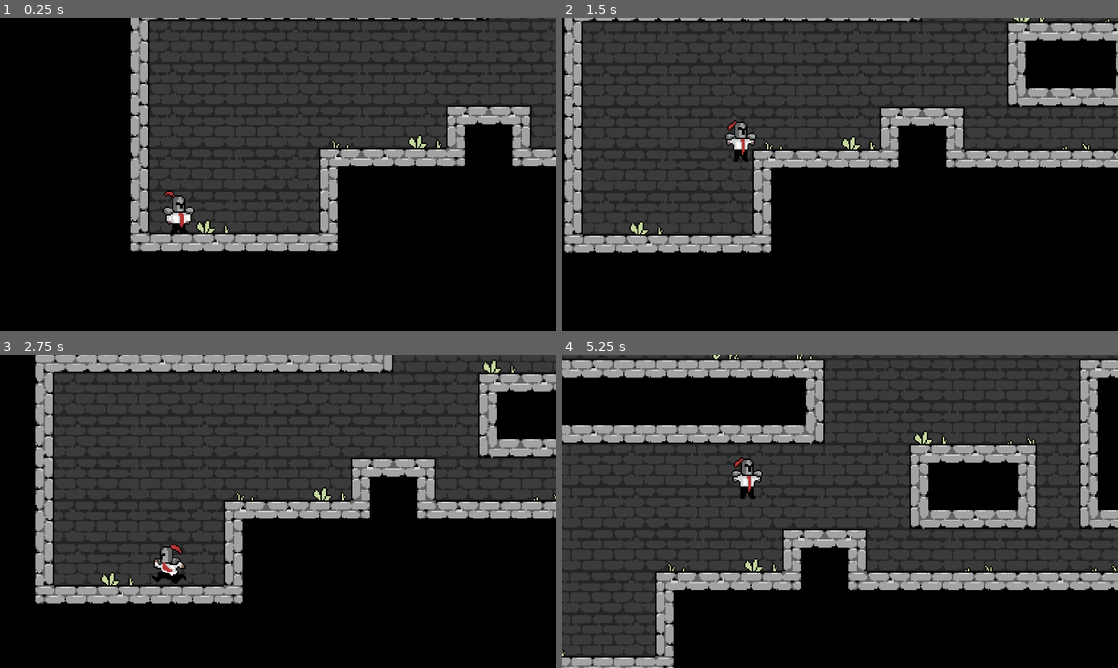
Above: before the commit, frames 1-4 (two rows, left to right).
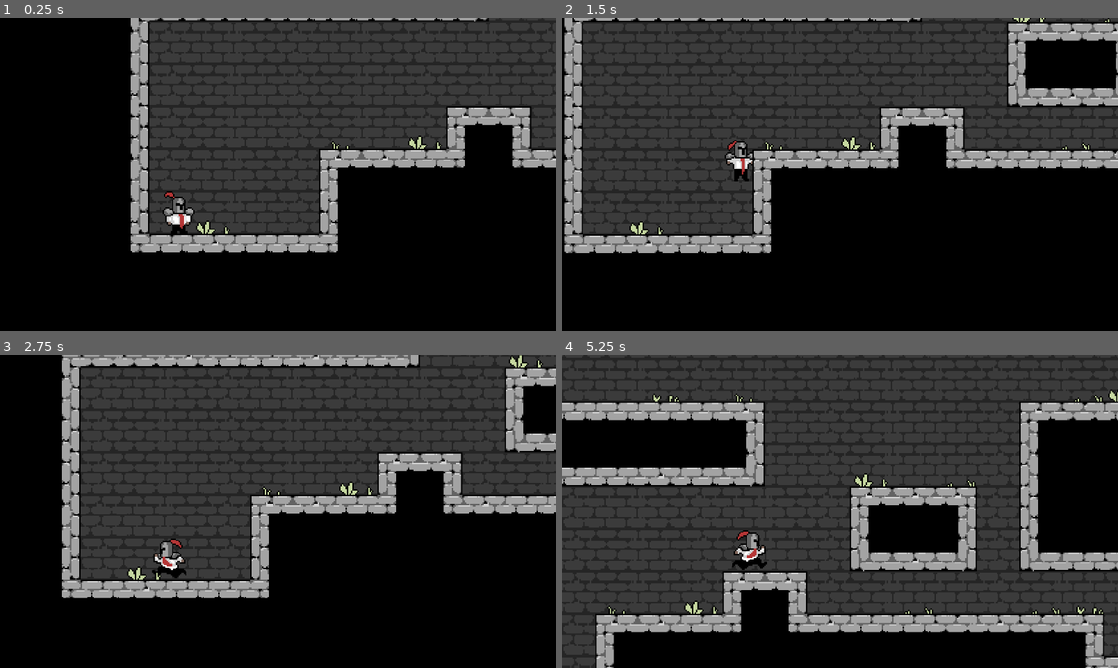
Above: after the commit, the same moments.

Repository: joshuatehrlich/overtime-knight
Game: Godot game, scene res://scenes/main.tscn
Same seed, same stepped clock (60 frames per second), same inputs: the game is played once before the commit and once after it.
Inputs:
- Up to frame 1 (0.25 s): no input
- Up to frame 2 (1.5 s): hold D (right) from 0.53 s (still down); tap Space (jump) at 0.6, 0.77, 1.07, 1.35 s
- Up to frame 3 (2.75 s): tap Space (jump) at 1.52, 1.82, 2.1 s; release D (right) at 2.03 s; hold A (left) from 2.03 s (still down)
- Up to frame 4 (5.25 s): release A (left) at 2.78 s; hold D (right) 2.78-4.28 s; tap Space (jump) at 2.85, 3.02, 3.32, 3.6, 3.77, 4.07, 4.35, 4.52, 4.82, 5.1 s; hold A (left) 4.28-5.03 s; hold D (right) from 5.03 s (still down)

The runs differ from the first frame. In frame 1, 2.9% of the frame differs, in the area x 23-100%, y 0-75%; in frame 2, 1.2%; in frame 3, 21%; in frame 4, 54%, in the area x 0-100%, y 0-100%.

Commit message:
Revert "implement variable jump and fall gravity and set jump height"
This reverts commit efdc36b1eae2cff305f6cdcd72e49473c93cabbe.

Diff:
--- a/scripts/player.gd
+++ b/scripts/player.gd
@@ -9,28 +9,19 @@
 # Get the gravity from the project settings to be synced with RigidBody nodes.
 var gravity = ProjectSettings.get_setting("physics/2d/default_gravity")
 
-# Jump implmentation courtesy of: https://www.youtube.com/watch?v=fE8f5-ZHD_k
-var jump_height = 75
-var jump_up_time = 0.3
-var jump_fall_time = 0.2
-
-@onready var jump_velocity : float = ((2.0 * jump_height) / jump_up_time) * -1.0
-@onready var jump_gravity : float = ((-2.0 * jump_height) / (jump_up_time * jump_up_time)) * -1.0
-@onready var fall_gravity : float = ((-2.0 * jump_height) / (jump_fall_time * jump_fall_time)) * -1.0
 
 func _physics_process(delta):
 	handle_movement(delta)
 	handle_animation()
 
 func handle_movement(delta):
-	if velocity.y < 0.0:
-		velocity.y += jump_gravity * delta
-	else:
-		velocity.y += fall_gravity * delta
+	# Add the gravity.
+	if not is_on_floor():
+		velocity.y += gravity * delta
 
 	# Handle Jump.
 	if Input.is_action_just_pressed("jump") and is_on_floor():
-		velocity.y = jump_velocity
+		velocity.y = JUMP_VELOCITY
 
 	# Get the input direction and handle the movement/deceleration.
 	# As good practice, you should replace UI actions with custom gameplay actions.
